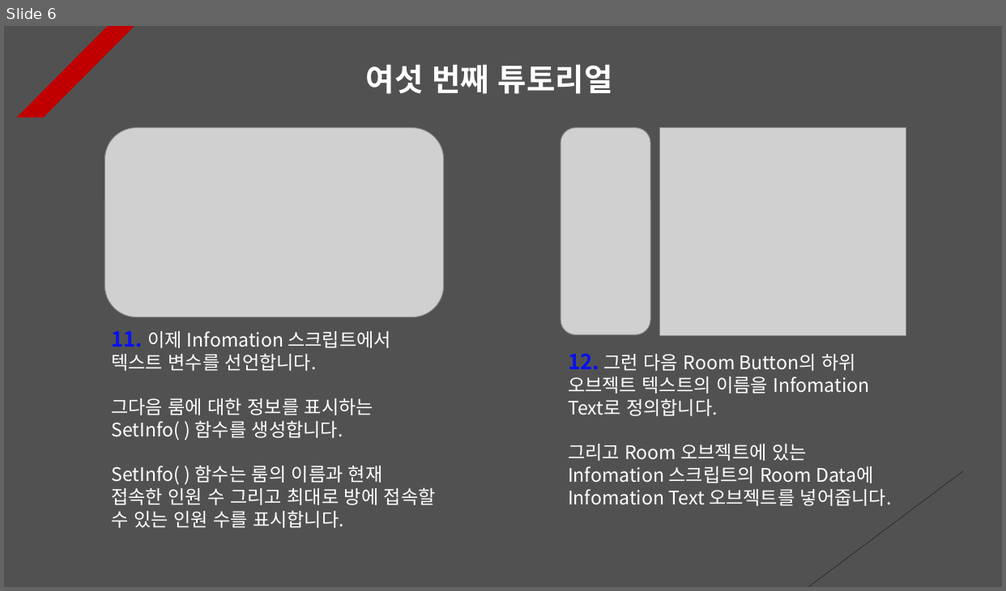
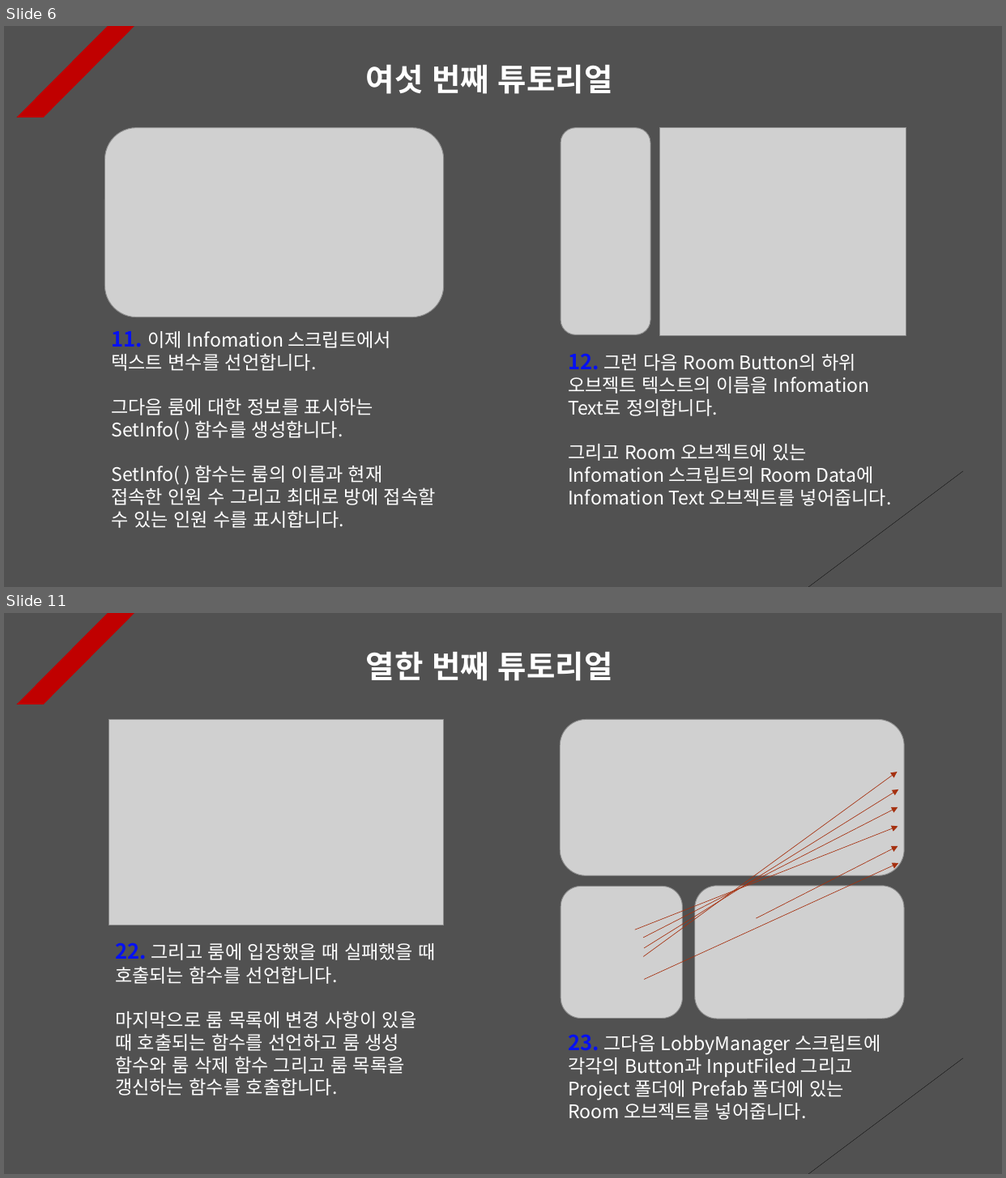
Before and after one commit to Unity2033/3D-UnityEngine, a slide deck: Assets/Class/Photon Server/PPT Data/Photon Room.pptx. Shown one above the other, each under a label of ours: slide 6 before the commit, slides 6 and 11 after it; the slides between them are not shown. The pictures are 1006x591 and 1006x1178 pixels, drawn with LibreOffice and Linux fonts; fonts in the diff are those of the drawing; grey boxes stand for pictures. Boxes give left, top, right and bottom in pixels: in the first picture for what was removed or moved away, otherwise in the second. Text is boxed around its words. In the diff, an @@ line names an element or a change of style, - is before the commit and + after.

```diff
--- a/Assets/Class/Photon Server/PPT Data/Photon Room.pptx
+++ b/Assets/Class/Photon Server/PPT Data/Photon Room.pptx
@@ slide 11 added at <box>4,613,1002,1174</box>, background #515151; not listed: 2 template elements that a slide beside it also shows @@
@@ text added at <box>366,651,613,681</box>, 30 pt, text #FFFFFF, bold @@
+열한 번째 튜토리얼
@@ picture added at <box>108,719,444,925</box> @@
@@ picture added at <box>560,719,905,875</box> @@
@@ arrow added from (643, 956) to (897, 772), #A5300F 0.5 pt dashed @@
@@ arrow added from (644, 948) to (898, 790), #A5300F 0.5 pt dashed @@
@@ arrow added from (635, 930) to (898, 826), #A5300F 0.5 pt dashed @@
@@ arrow added from (643, 938) to (898, 807), #A5300F 0.5 pt dashed @@
@@ arrow added from (756, 918) to (898, 846), #A5300F 0.5 pt dashed @@
@@ arrow added from (644, 980) to (898, 863), #A5300F 0.5 pt dashed @@
@@ picture added at <box>561,886,683,1019</box> @@
@@ picture added at <box>695,886,905,1020</box> @@
@@ text added at <box>115,943,435,1096</box>, 18 pt, text #FFFFFF @@
+22. 그리고 룸에 입장했을 때 실패했을 때 호출되는 함수를 선언합니다.
+마지막으로 룸 목록에 변경 사항이 있을 때 호출되는 함수를 선언하고 룸 생성 함수와 룸 삭제 함수 그리고 룸 목록을 갱신하는 함수를 호출합니다.
@@ text added at <box>568,1034,880,1120</box>, 18 pt, text #FFFFFF @@
+23. 그다음 LobbyManager 스크립트에 각각의 Button과 InputFiled 그리고 Project 폴더에 Prefab 폴더에 있는 Room 오브젝트를 넣어줍니다.
```
Also in this commit, not shown: 6 other slides added, 13 other files.
